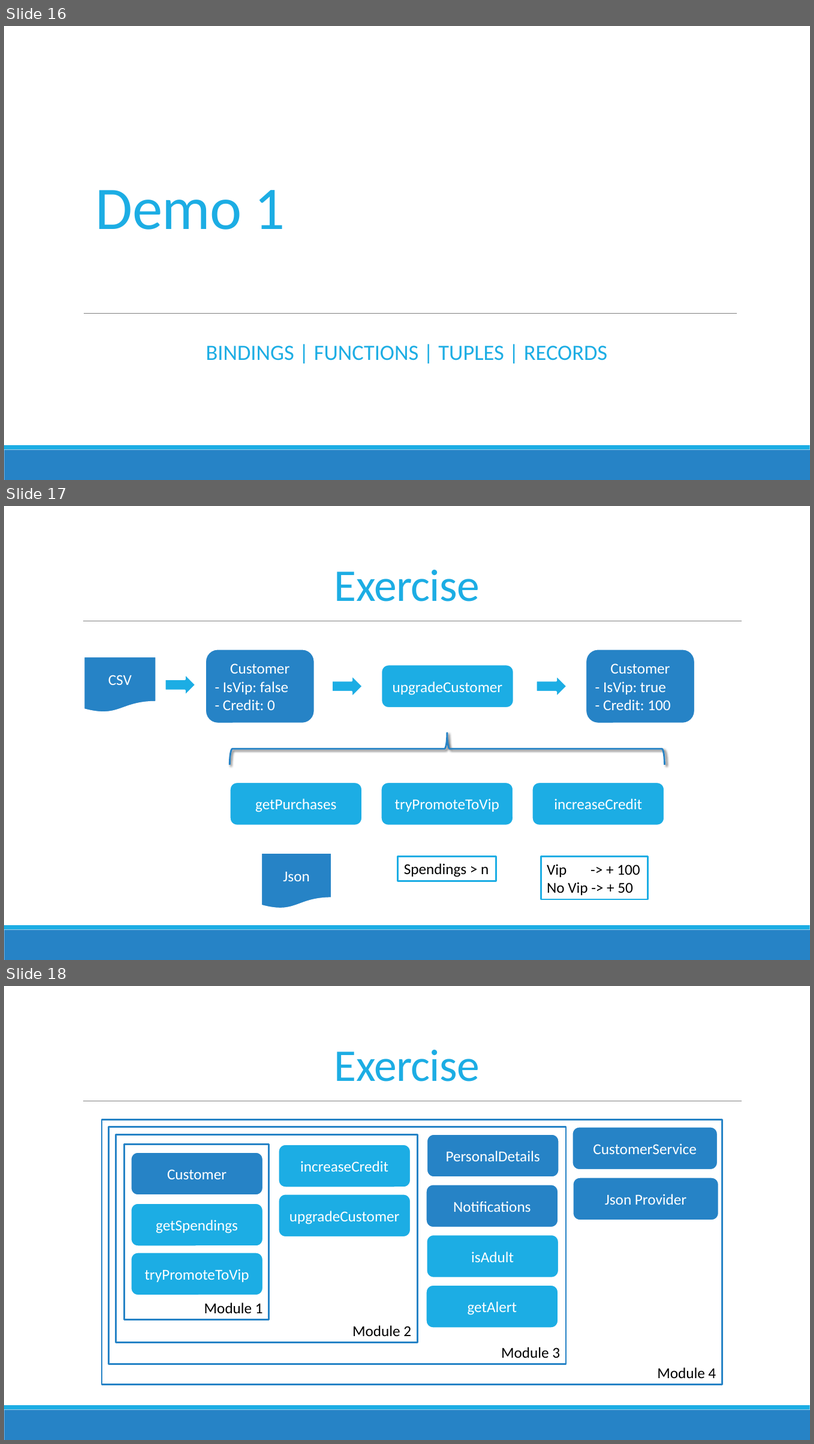
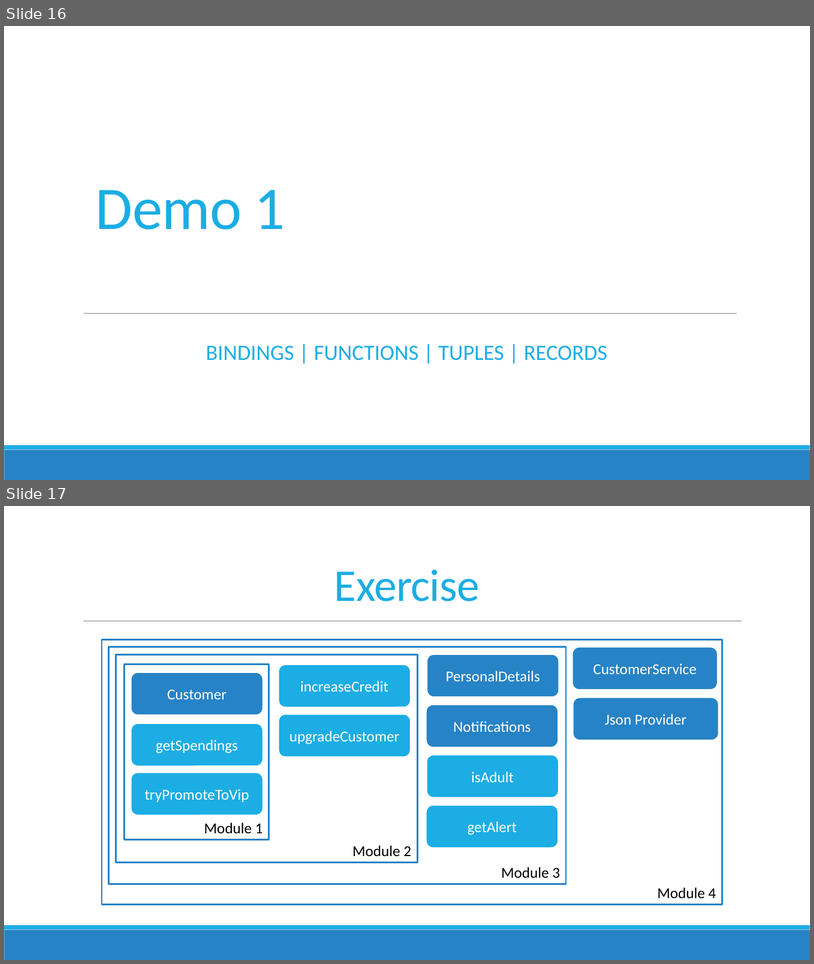
Before and after one commit to jorgef/fsharpworkshop, a slide deck: FSharpWorkshop_Slides.pptx. Shown one above the other, each under a label of ours: slides 16, 17 and 18 before the commit, slides 16 and 17 after it. The pictures are 814x1444 and 814x964 pixels, drawn with LibreOffice and Linux fonts; fonts in the diff are those of the drawing. Boxes give left, top, right and bottom in pixels: in the first picture for what was removed or moved away, otherwise in the second. Text is boxed around its words. In the diff, an @@ line names an element or a change of style, - is before the commit and + after.

```diff
--- a/FSharpWorkshop_Slides.pptx
+++ b/FSharpWorkshop_Slides.pptx
@@ slide 17 removed at [4,506,810,960], background #FFFFFF; not listed: 3 template elements that a slide beside it also shows @@
@@ title removed at [335,570,480,601] @@
-Exercise
@@ rounded rectangle removed at [206,649,315,723] @@
-Customer
-- IsVip: false
-- Credit: 0
@@ rounded rectangle removed at [586,649,695,723] @@
-Customer
-- IsVip: true
-- Credit: 100
@@ flow chart document removed at [84,657,156,713] @@
-CSV
@@ rounded rectangle removed at [381,664,514,708] @@
-upgradeCustomer
@@ right arrow removed at [165,673,196,696] @@
@@ right arrow removed at [332,675,363,697] @@
@@ right arrow removed at [536,675,567,697] @@
@@ right brace removed at [230,732,665,765] @@
@@ rounded rectangle removed at [230,782,362,825] @@
-getPurchases
@@ rounded rectangle removed at [381,782,513,825] @@
-tryPromoteToVip
@@ rounded rectangle removed at [532,782,665,825] @@
-increaseCredit
@@ flow chart document removed at [261,853,332,909] @@
-Json
@@ rectangle removed at [398,856,497,880] @@
-Spendings > n
@@ rectangle removed at [541,856,648,899] @@
-Vip -> + 100
-No Vip -> + 50
@@ what was slide 18 is now slide 17 @@
```
Also in this commit, not shown: 12 slides changed, 1 other slide removed, 29 other files.
